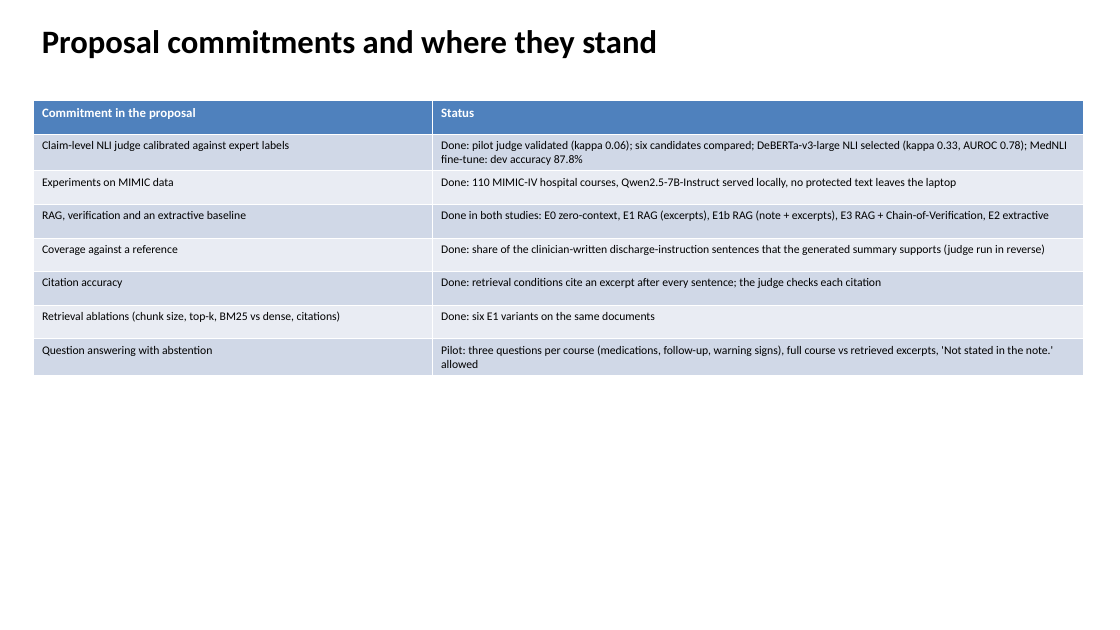
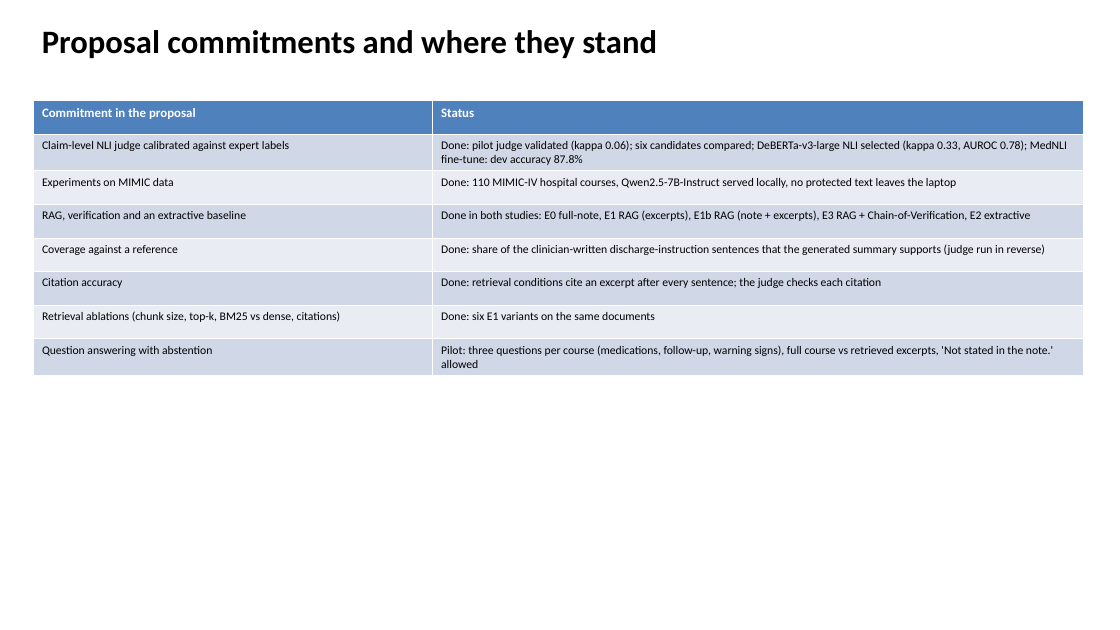
Before and after one commit to slay-a/medical-hallucination-eval, a slide deck: slide 3 of deliverables/Progress_Slides_Fall2026.pptx. Drawn at 1120x630 pixels with LibreOffice and Linux fonts; fonts in the diff are those of the drawing. Boxes give left, top, right and bottom in pixels: in the first picture for what was removed or moved away, otherwise in the second. Text is boxed around its words. In the diff, an @@ line names an element or a change of style, - is before the commit and + after.

```diff
--- a/deliverables/Progress_Slides_Fall2026.pptx
+++ b/deliverables/Progress_Slides_Fall2026.pptx
@@ table at [34,101,1084,372] @@
-row 4, column 2: Done in both studies: E0 zero-context, E1 RAG (excerpts), E1b RAG (note + excerpts), E3 RAG + Chain-of-Verification, E2 extractive
+row 4, column 2: Done in both studies: E0 full-note, E1 RAG (excerpts), E1b RAG (note + excerpts), E3 RAG + Chain-of-Verification, E2 extractive
```
Also in this commit, not shown: 10 other slides changed, 4 other files.
